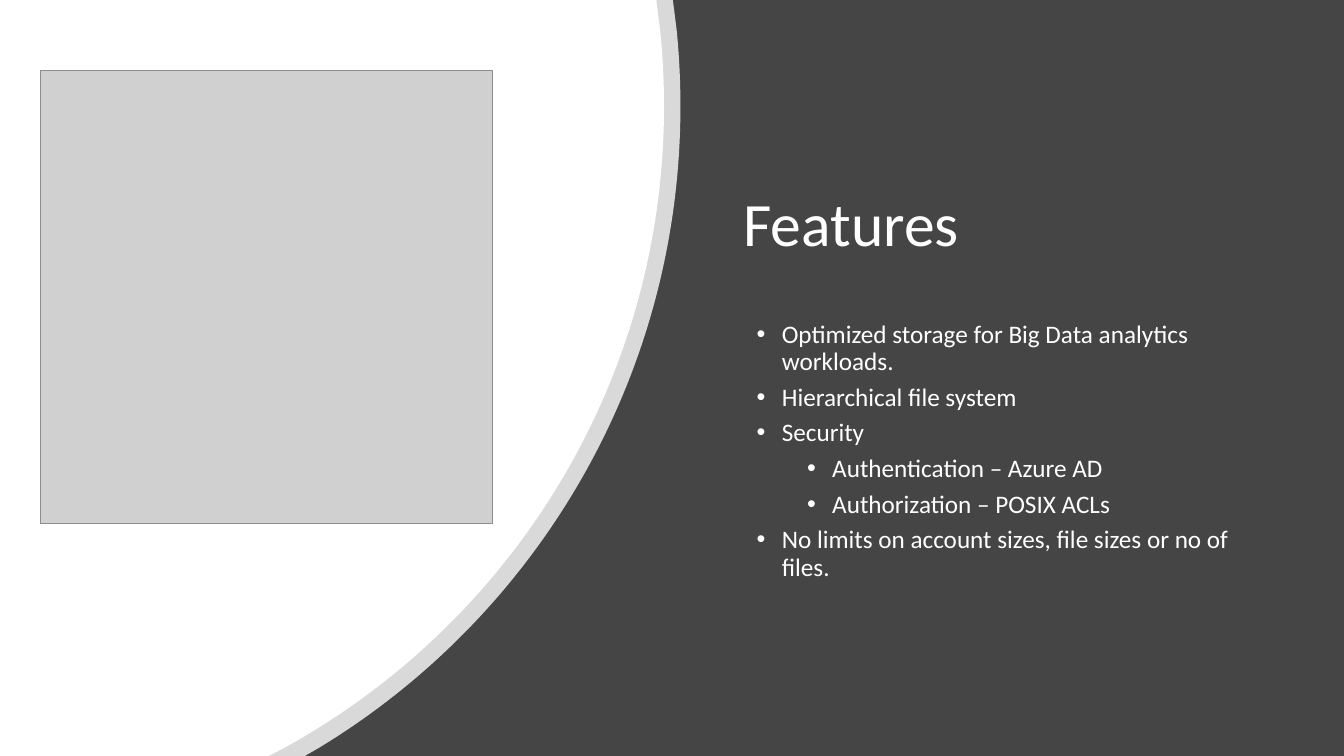
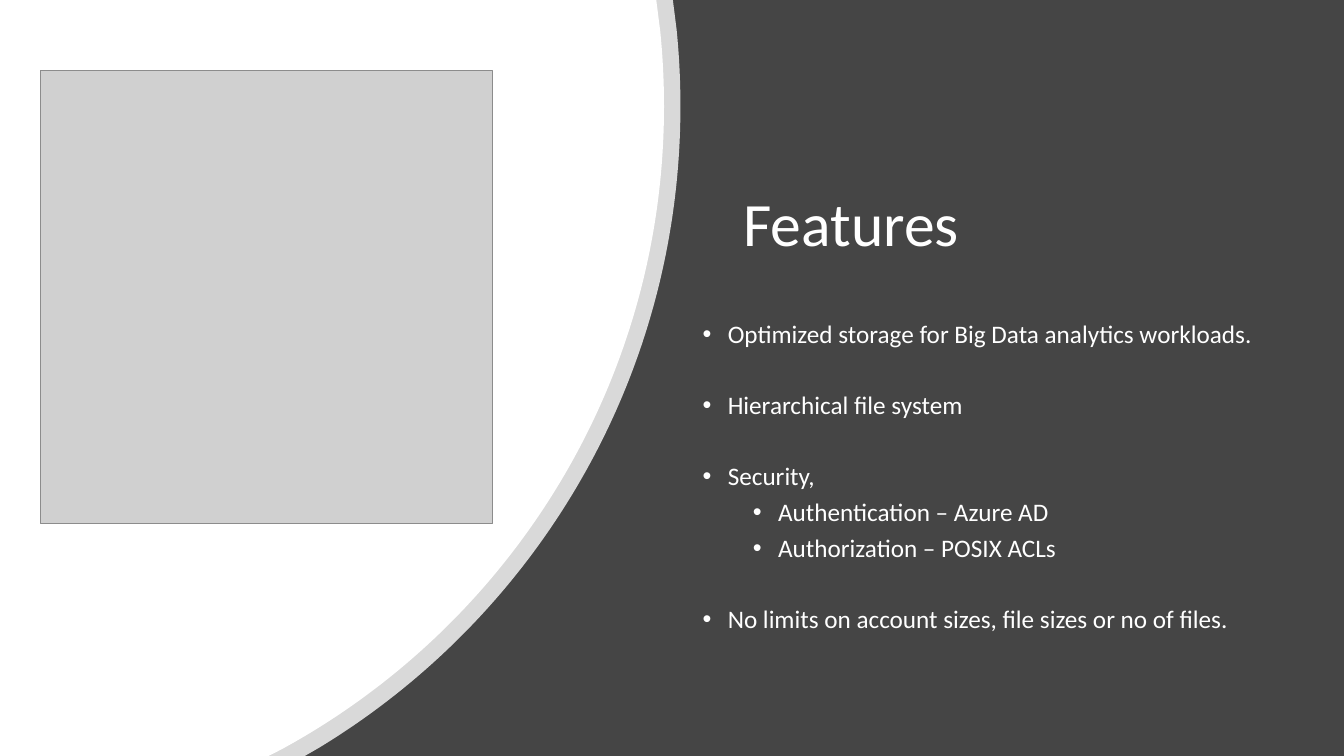
Before and after one commit to dinesarun/azurevidyapeeth, a slide deck: slide 11 of Feb26-AzureDataLake/AzureDataLake+Hadoop3.0.pptx (slide 10 before the commit). Drawn at 1344x756 pixels with LibreOffice and Linux fonts; fonts in the diff are those of the drawing; grey boxes stand for pictures. Boxes give left, top, right and bottom in pixels: in the first picture for what was removed or moved away, otherwise in the second. Text is boxed around its words. In the diff, an @@ line names an element or a change of style, - is before the commit and + after.

```diff
--- a/Feb26-AzureDataLake/AzureDataLake+Hadoop3.0.pptx
+++ b/Feb26-AzureDataLake/AzureDataLake+Hadoop3.0.pptx
@@ text "Optimized storage for Big Data ...": place and size @@
-text "Optimized storage for Big Data ..." at bbox=[782, 325, 1228, 576]
+text "Optimized storage for Big Data ..." at bbox=[728, 325, 1251, 631]
@@ text at bbox=[728, 467, 815, 489]: text changed @@
-• Security
+• Security,
```
Also in this commit, not shown: 6 other slides changed, 1 slide added, 1 slide removed.
